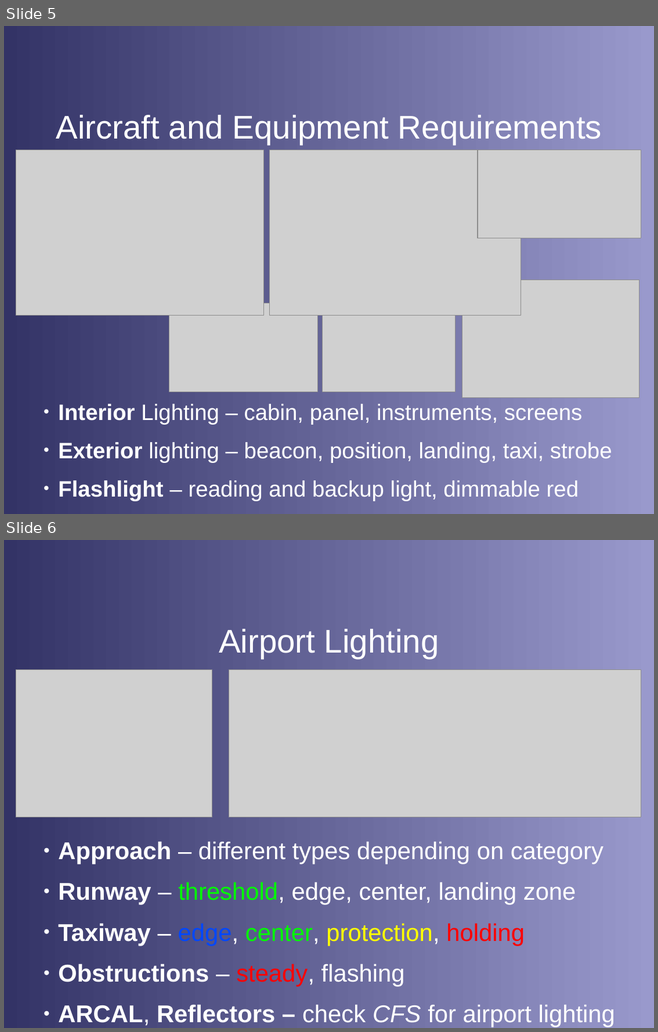
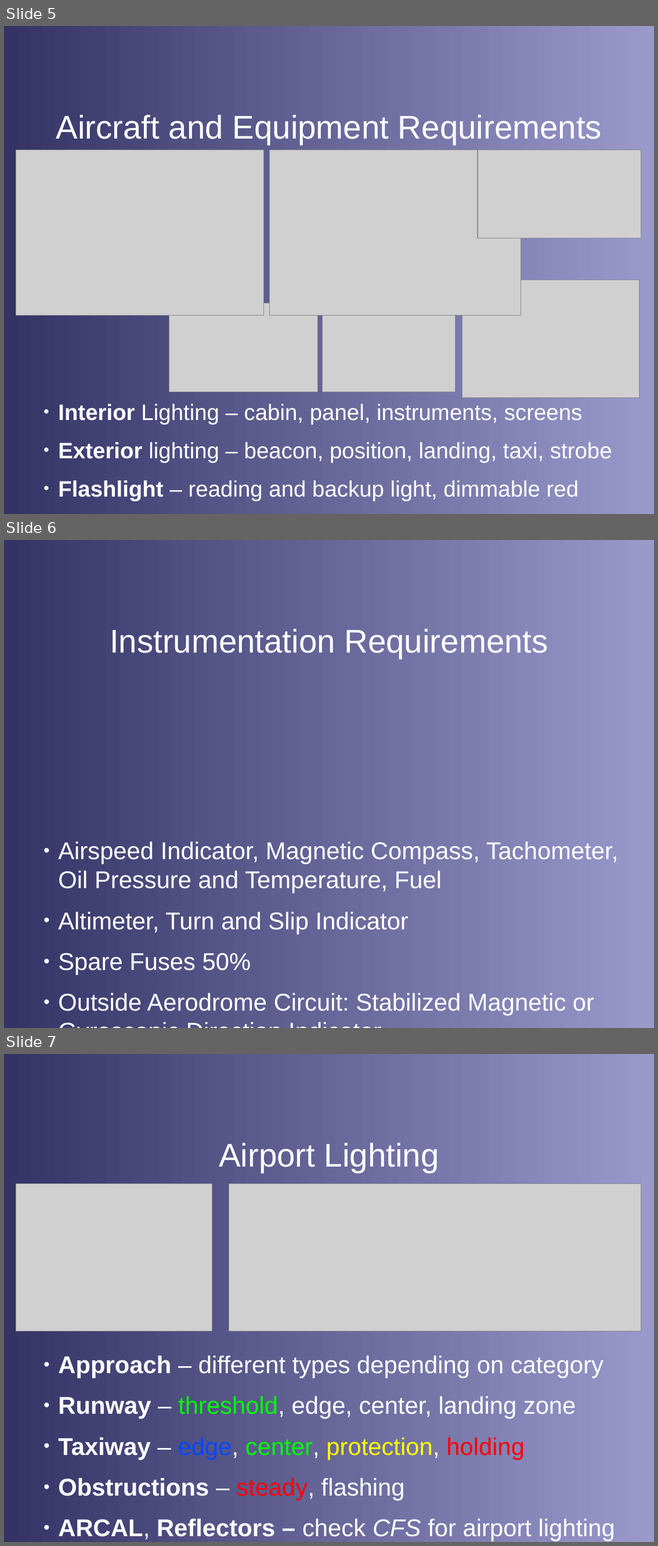
Before and after one commit to stephanheinemann/flight, a slide deck: FI/NightFlying/NightFlying.odp. Shown one above the other, each under a label of ours: slides 5 and 6 before the commit, slides 5, 6 and 7 after it. The pictures are 658x1032 and 658x1546 pixels, drawn with LibreOffice and Linux fonts; fonts in the diff are those of the drawing; grey boxes stand for pictures; background and template pictures are left out. Boxes give left, top, right and bottom in pixels: in the first picture for what was removed or moved away, otherwise in the second. Text is boxed around its words. In the diff, an @@ line names an element or a change of style, - is before the commit and + after.

Commit message:
extended night flying presentation

```diff
--- a/FI/NightFlying/NightFlying.odp
+++ b/FI/NightFlying/NightFlying.odp
@@ slide 6 added at bbox=[4, 540, 654, 1028], background gradient #333366 to #9999CC @@
@@ title added at bbox=[110, 629, 548, 658], 40 pt, text #FFFFFF @@
+Instrumentation Requirements
@@ text added at bbox=[58, 841, 618, 1016], 29.6 pt, text #FFFFFF @@
+● Airspeed Indicator, Magnetic Compass, Tachometer, Oil Pressure and Temperature, Fuel
+● Altimeter, Turn and Slip Indicator
+● Spare Fuses 50%
+● Outside Aerodrome Circuit: Stabilized Magnetic or Gyroscopic Direction Indicator
@@ what was slide 6 is now slide 7 @@
```
